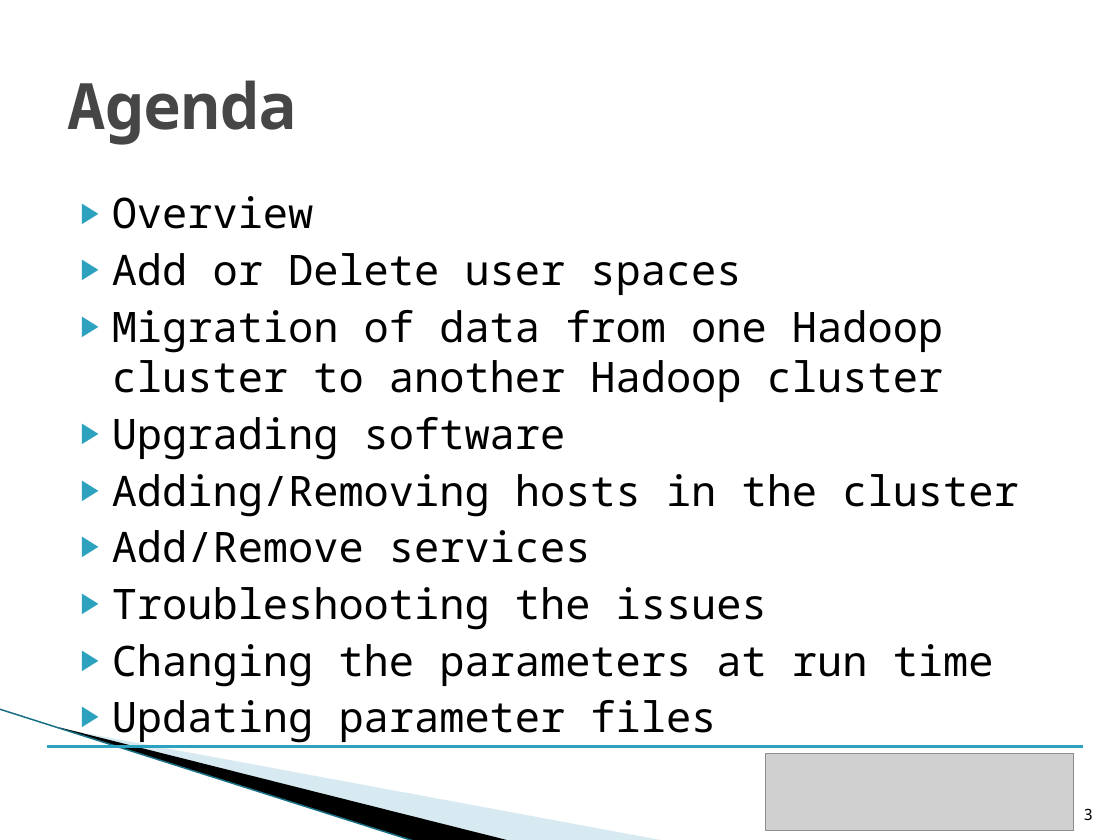
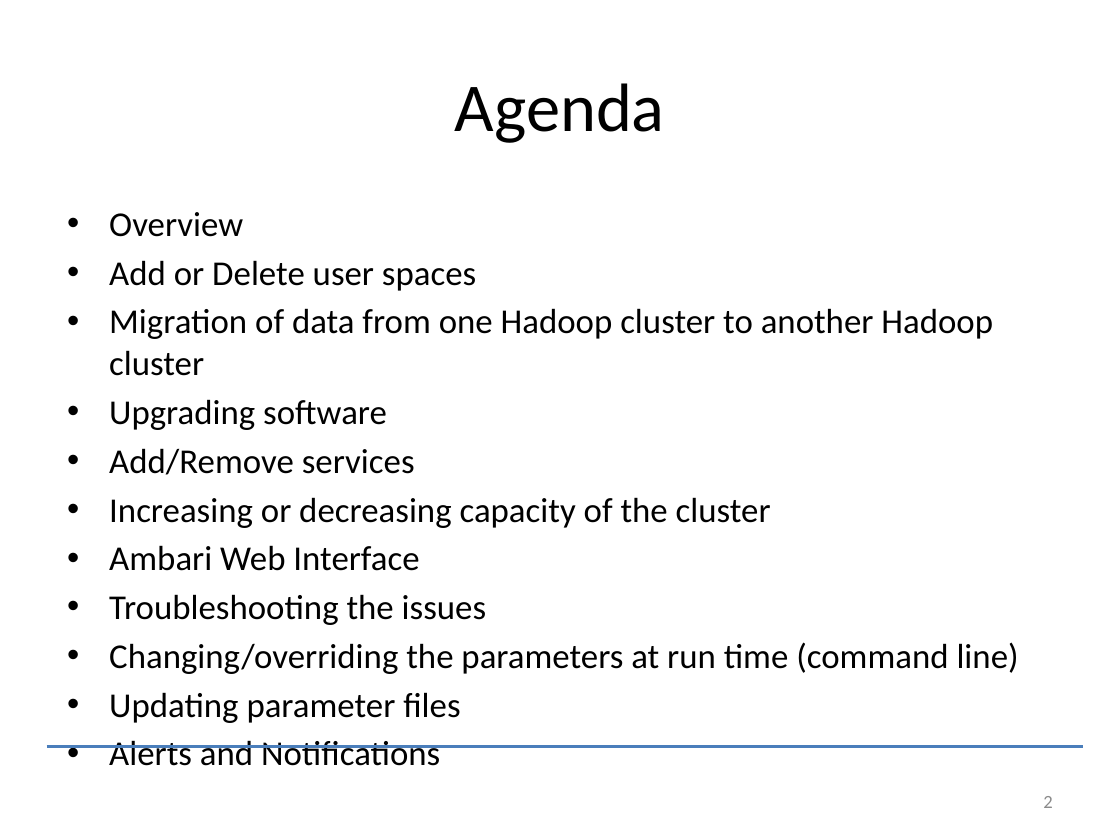
Before and after one commit to dgadiraju/code, a slide deck: slide 2 of hadoop/administration/cloudera/ppts/15DayToDayOperations.pptx (slide 3 before the commit). Drawn at 1120x840 pixels with LibreOffice and Linux fonts; fonts in the diff are those of the drawing; grey boxes stand for pictures; background and template pictures are left out. Boxes give left, top, right and bottom in pixels: in the first picture for what was removed or moved away, otherwise in the second. Text is boxed around its words. In the diff, an @@ line names an element or a change of style, - is before the commit and + after.

Commit message:
hadoop administration puts

```diff
--- a/hadoop/administration/cloudera/ppts/15DayToDayOperations.pptx
+++ b/hadoop/administration/cloudera/ppts/15DayToDayOperations.pptx
@@ title "Agenda" at bbox=[455, 83, 665, 143]: size 41 to 44 pt, font Noto Sans Mono to Calibri, text colour #464646 to #000000, bold off; alignment left to centre @@
@@ text "Overview": place and size @@
-text "Overview" at bbox=[112, 196, 1018, 744]
+text "Overview" at bbox=[109, 212, 1019, 766]
@@ text at bbox=[109, 212, 993, 723]: size 27 to 22.4 pt, font Noto Sans Mono to Calibri in "Overview", "Add or Delete user spaces", "Migration of data from one Hadoop cluster ...", "Upgrading software" and 3 more places; bullet ▶ to • @@
@@ text at bbox=[112, 474, 1018, 517]: paragraph removed @@
-▶ Adding/Removing hosts in the cluster
@@ text at bbox=[109, 497, 771, 571]: paragraphs added @@
+• Increasing or decreasing capacity of the cluster
+• Ambari Web Interface
@@ freeform shape removed at bbox=[87, 613, 553, 790] @@
@@ text at bbox=[109, 642, 1019, 674]: text changed; size 27 to 22.4 pt; font Noto Sans Mono to Calibri @@
-▶ Changing the parameters at run time
+• Changing/overriding the parameters at run time (command line)
@@ freeform shape removed at bbox=[0, 709, 459, 812] @@
@@ line removed from (0, 709) to (416, 840) @@
@@ line (47, 747) - (1083, 747): stroke #2DA2BF 2 pt to #4B7EBC 2 pt @@
@@ text at bbox=[109, 740, 440, 766]: paragraph added @@
+• Alerts and Notifications
@@ picture removed at bbox=[765, 754, 1073, 831] @@
@@ page number added at bbox=[1043, 796, 1052, 808], 12 pt, text #8C8C8C @@
+2
@@ page number removed at bbox=[1084, 808, 1093, 820] @@
-3
```
Also in this commit, not shown: 10 other slides changed, 11 slides added, 3 slides removed, 25 other files.
